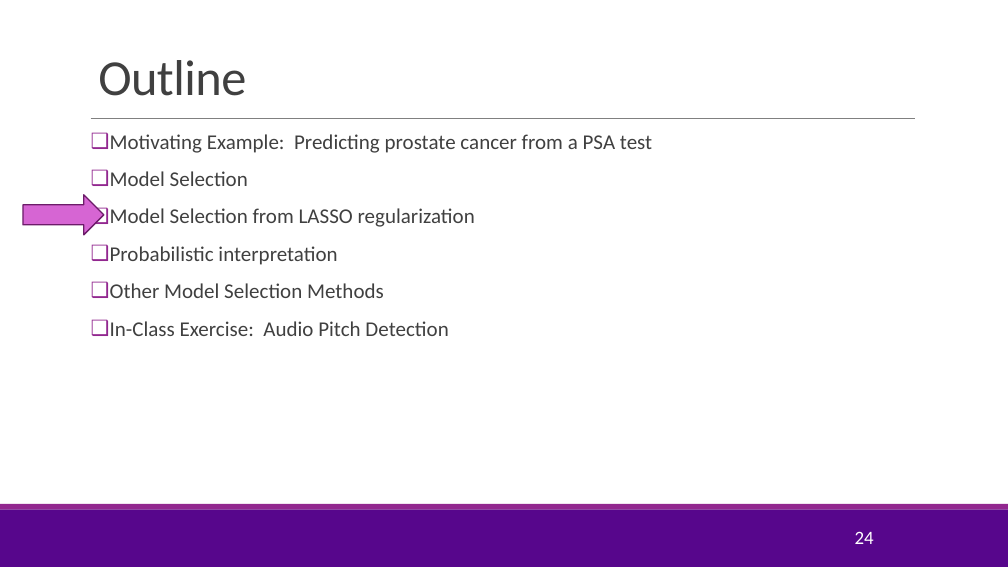
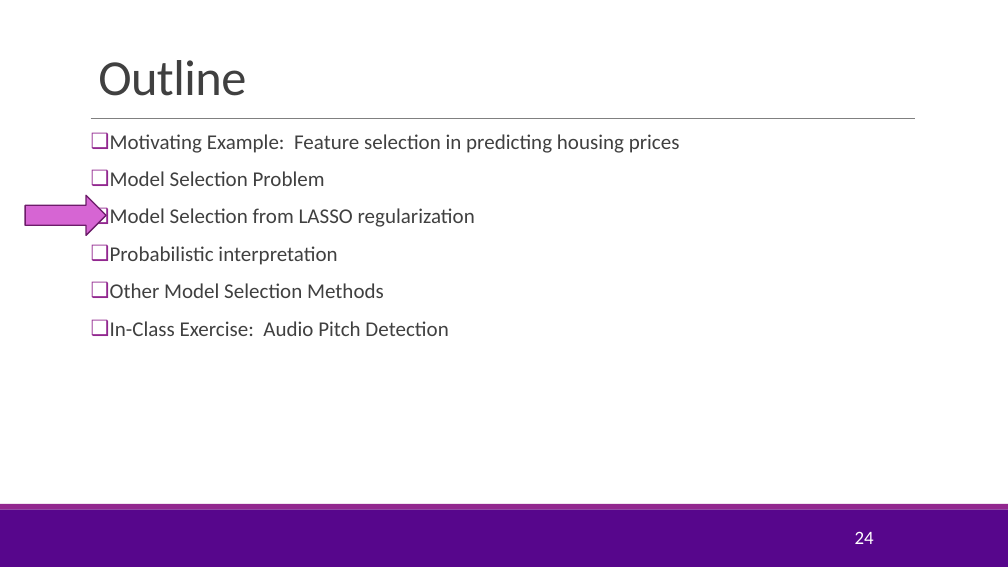
Before and after one commit to sdrangan/introml, a slide deck: slide 24 of lectures/Lect05_Lasso.pptx. Drawn at 1008x567 pixels with LibreOffice and Linux fonts; fonts in the diff are those of the drawing; background and template pictures are left out. Boxes give left, top, right and bottom in pixels: in the first picture for what was removed or moved away, otherwise in the second. Text is boxed around its words. In the diff, an @@ line names an element or a change of style, - is before the commit and + after.

```diff
--- a/lectures/Lect05_Lasso.pptx
+++ b/lectures/Lect05_Lasso.pptx
@@ text at (110,134,680,186): text changed @@
-❑ Motivating Example: Predicting prostate cancer from a PSA test
-❑ Model Selection
+❑ Motivating Example: Feature selection in predicting housing prices
+❑ Model Selection Problem
```
Also in this commit, not shown: 7 other slides changed, 1 other file.
